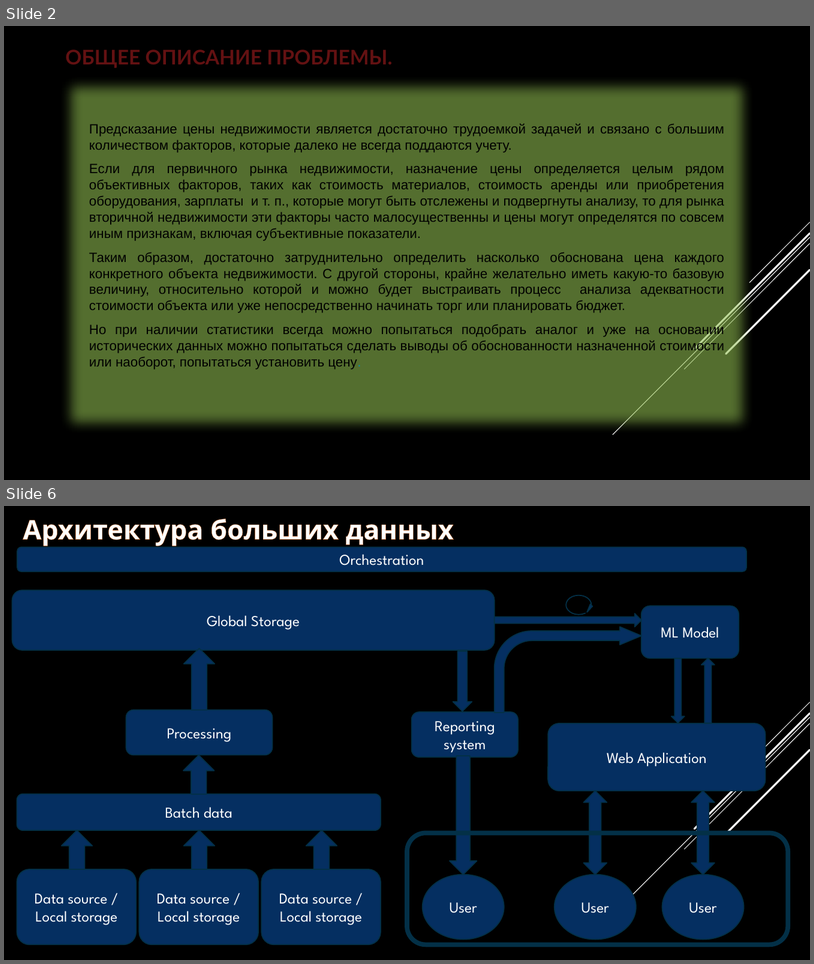
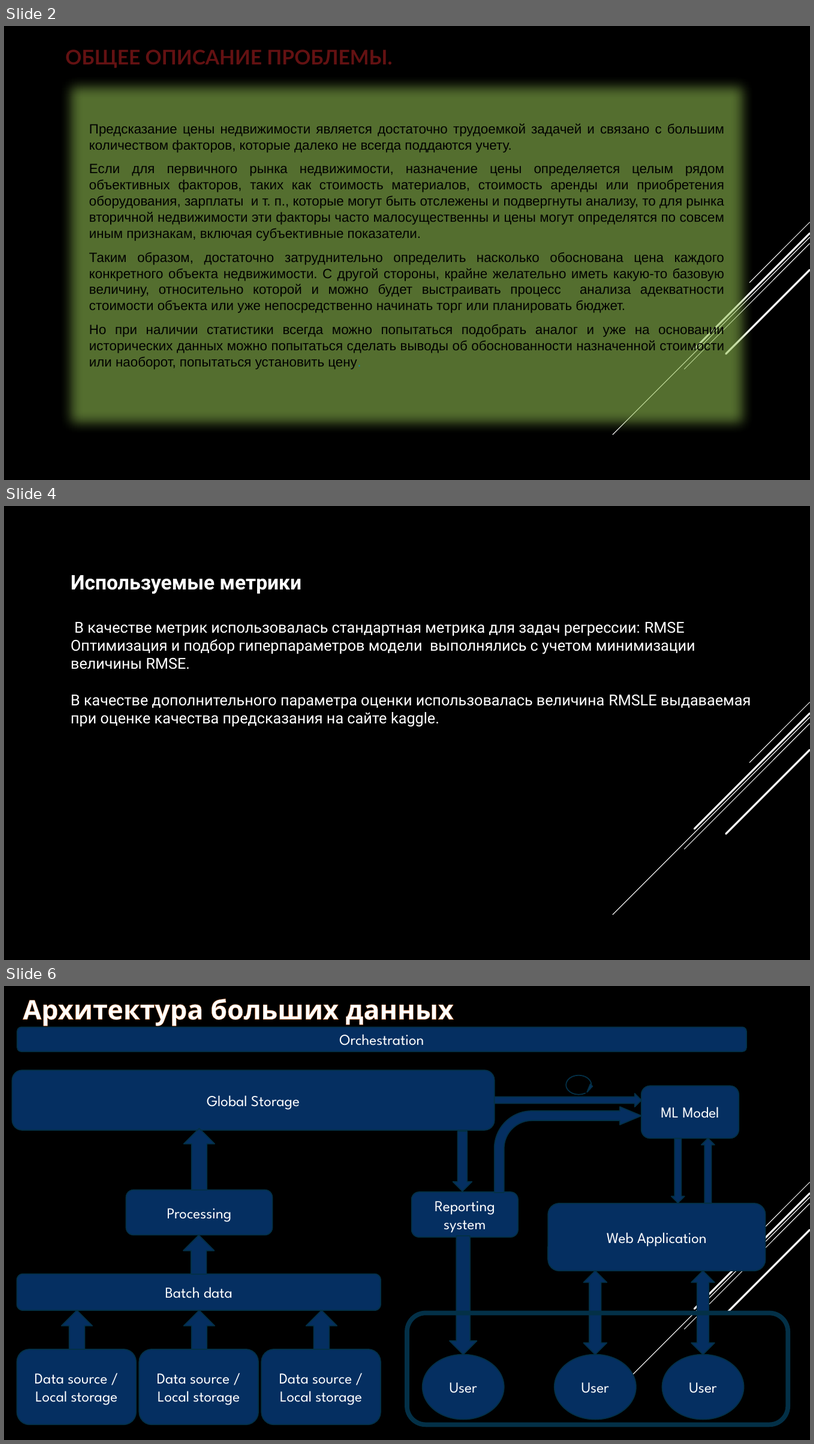
Before and after one commit to fandom170/GB_Final, a slide deck: Final_project_presentation.pptx. Shown one above the other, each under a label of ours: slides 2 and 6 before the commit, slides 2, 4 and 6 after it; the slides between them are not shown. The pictures are 814x964 and 814x1444 pixels, drawn with LibreOffice and Linux fonts; fonts in the diff are those of the drawing; background and template pictures are left out. Boxes give left, top, right and bottom in pixels: in the first picture for what was removed or moved away, otherwise in the second. Text is boxed around its words. In the diff, an @@ line names an element or a change of style, - is before the commit and + after.

Commit message:
Presentation draft completed

```diff
--- a/Final_project_presentation.pptx
+++ b/Final_project_presentation.pptx
@@ slide 4 added at (x1=4, y1=506, x2=810, y2=960), background picture (left out); not listed: 5 template elements that a slide beside it also shows @@
@@ text added at (x1=71, y1=575, x2=751, y2=727), 18 pt, text #FFFFFF @@
+Используемые метрики
+В качестве метрик использовалась стандартная метрика для задач регрессии: RMSE
+Оптимизация и подбор гиперпараметров модели выполнялись с учетом минимизации величины RMSE.
+В качестве дополнительного параметра оценки использовалась величина RMSLE выдаваемая при оценке качества предсказания на сайте kaggle.
```
Also in this commit, not shown: 2 slides changed, 1 other slide added, 2 slides removed.
